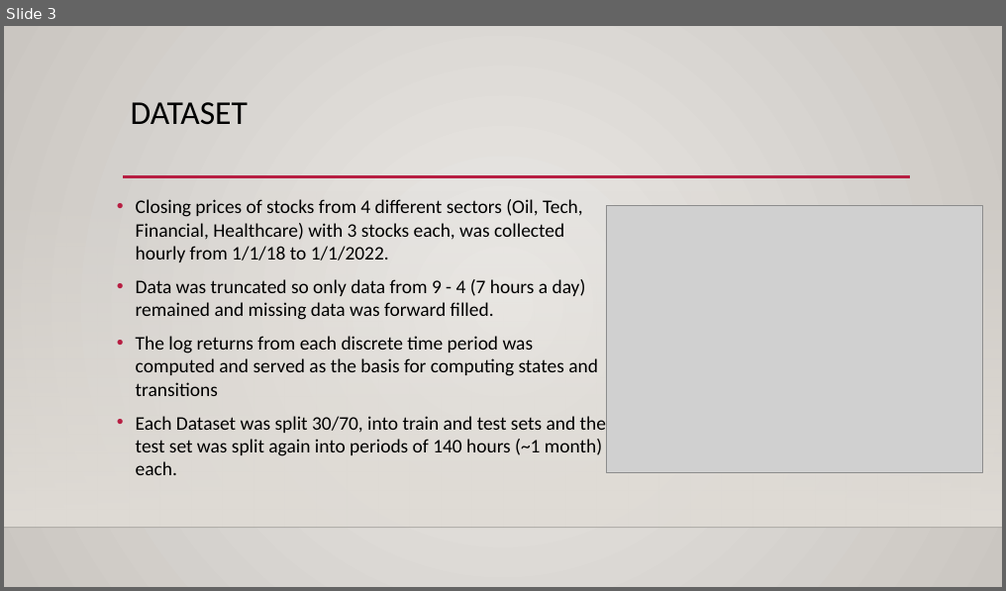
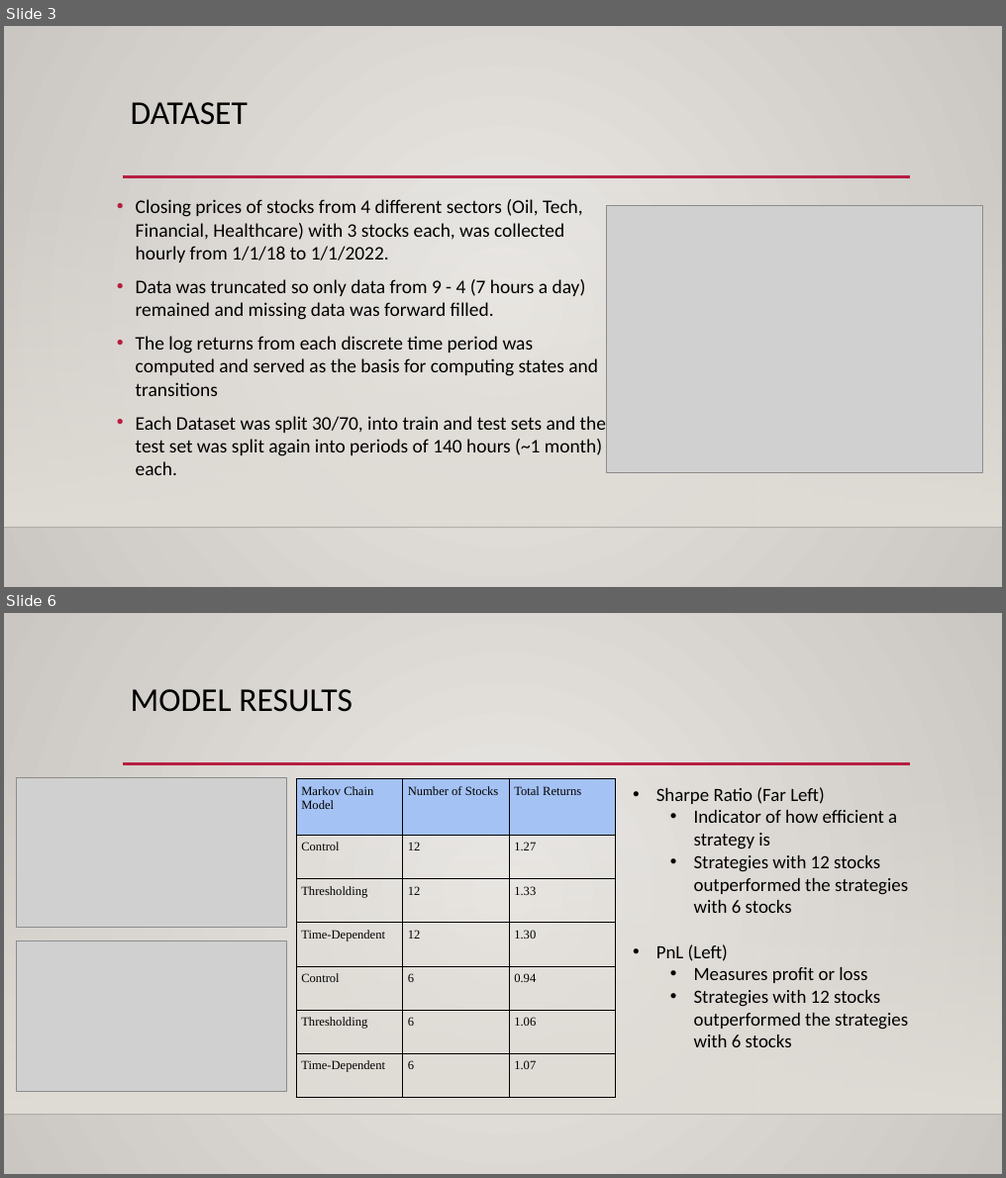
Before and after one commit to JohnDLee/MarkovStockSimulation, a slide deck: Final Project/report/FinalSlides.pptx. Shown one above the other, each under a label of ours: slide 3 before the commit, slides 3 and 6 after it; the slides between them are not shown. The pictures are 1006x591 and 1006x1178 pixels, drawn with LibreOffice and Linux fonts; fonts in the diff are those of the drawing; grey boxes stand for pictures; background and template pictures are left out. Boxes give left, top, right and bottom in pixels: in the first picture for what was removed or moved away, otherwise in the second. Text is boxed around its words. In the diff, an @@ line names an element or a change of style, - is before the commit and + after.

```diff
--- a/Final Project/report/FinalSlides.pptx
+++ b/Final Project/report/FinalSlides.pptx
@@ slide 6 added at bbox=[4, 613, 1002, 1174], background gradient #ECEAE7 to #CAC7C1; not listed: 3 template elements that a slide beside it also shows @@
@@ title added at bbox=[131, 689, 352, 712], 32 pt, text #000000 @@
+MODEL RESULTS
@@ picture added at bbox=[17, 777, 286, 928] @@
@@ table added at bbox=[296, 779, 615, 1098], 7 rows, 3 columns @@
+Markov Chain Model | Number of Stocks | Total Returns
+Control | 12 | 1.27
+Thresholding | 12 | 1.33
+Time-Dependent | 12 | 1.30
+Control | 6 | 0.94
+Thresholding | 6 | 1.06
+Time-Dependent | 6 | 1.07
@@ text added at bbox=[656, 787, 908, 1048], 18 pt, text #000000 @@
+• Sharpe Ratio (Far Left)
+  • Indicator of how efficient a strategy is
+  • Strategies with 12 stocks outperformed the strategies with 6 stocks
+• PnL (Left)
+  • Measures profit or loss
+  • Strategies with 12 stocks outperformed the strategies with 6 stocks
@@ picture added at bbox=[17, 941, 286, 1092] @@
```
Also in this commit, not shown: 1 slide changed, 1 other slide added.
